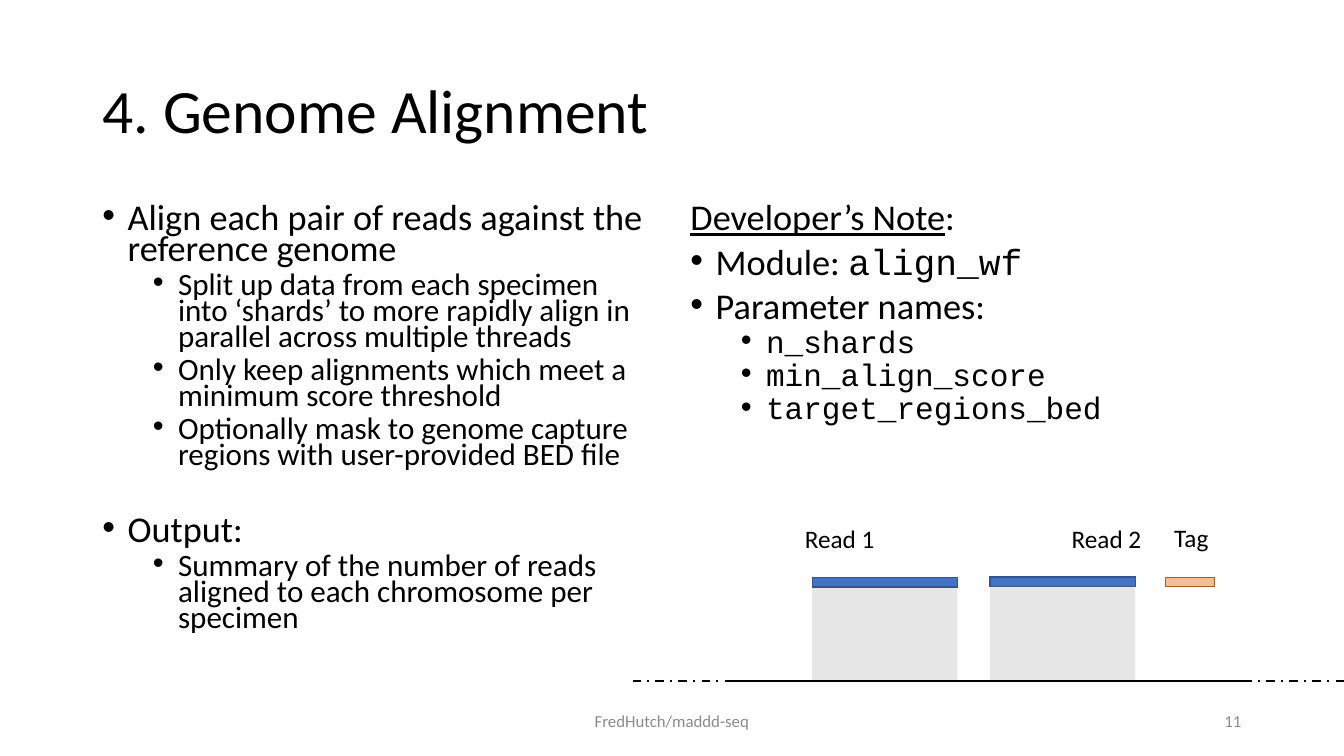
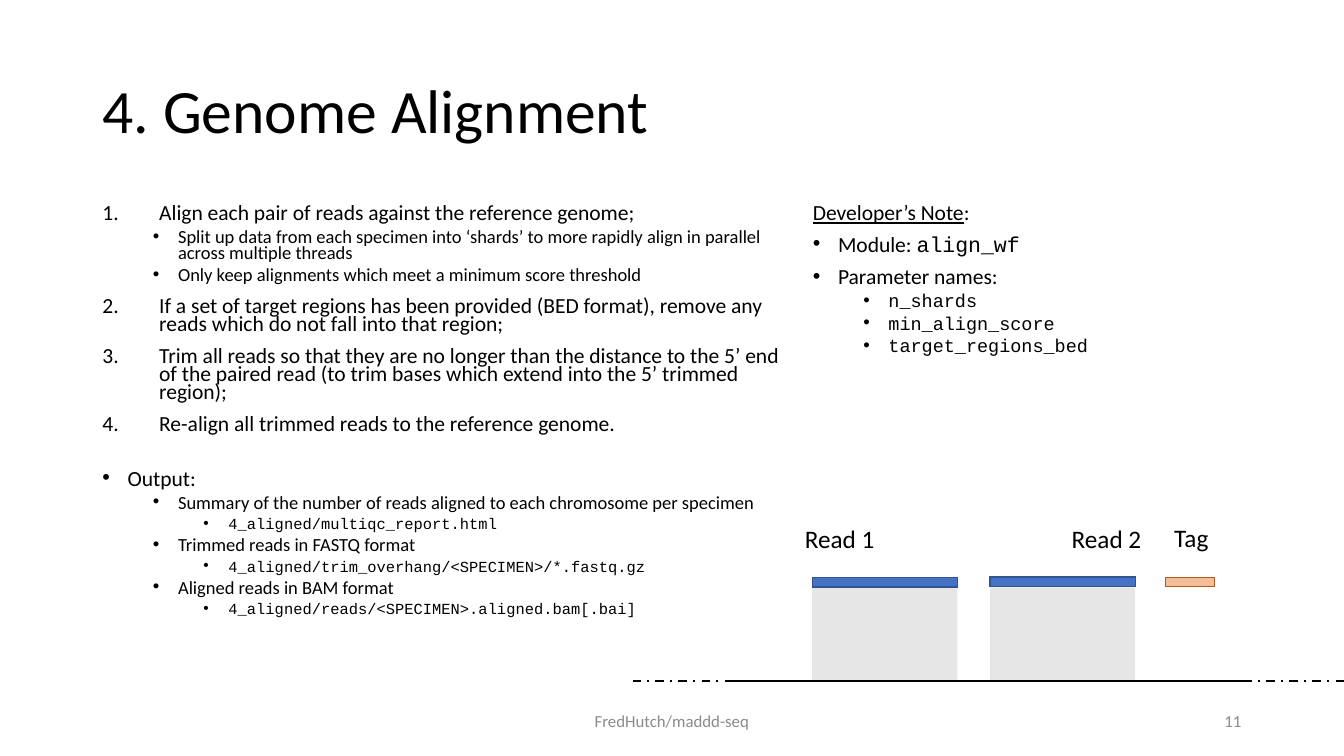
Before and after one commit to FredHutch/maddd-seq, a slide deck: slide 11 of docs/process.schematic.pptx. Drawn at 1344x756 pixels with LibreOffice and Linux fonts; fonts in the diff are those of the drawing. Boxes give left, top, right and bottom in pixels: in the first picture for what was removed or moved away, otherwise in the second. Text is boxed around its words. In the diff, an @@ line names an element or a change of style, - is before the commit and + after.

```diff
--- a/docs/process.schematic.pptx
+++ b/docs/process.schematic.pptx
@@ text at (x1=159, y1=205, x2=634, y2=224): text changed; size 25.9 to 15.4 pt @@
-• Align each pair of reads against the reference genome
+1. Align each pair of reads against the reference genome;
@@ text "Developer’s Note:" moved from (x1=690, y1=204, x2=1102, y2=426) to (x1=813, y1=205, x2=1088, y2=356) @@
@@ text "Developer’s Note:" at (x1=813, y1=205, x2=1088, y2=356): size 25.9 to 15.4 pt in "Developer’s Note:", "Module: align_wf", "Parameter names:"; size 22.2 to 13.2 pt in "n_shards", "min_align_score", "target_regions_bed" @@
@@ text at (x1=128, y1=230, x2=760, y2=512): size 22.2 to 13.2 pt in "Split up data from each specimen into ...", "Only keep alignments which meet a minimum ...", "Summary of the number of reads aligned ..."; size 25.9 to 15.4 pt in "Output:" @@
@@ text at (x1=159, y1=297, x2=778, y2=435): text changed; size 22.2 to 15.4 pt @@
-  • Optionally mask to genome capture regions with user-provided BED file
+2. If a set of target regions has been provided (BED format), remove any reads which do not fall into that region;
+3. Trim all reads so that they are no longer than the distance to the 5’ end of the paired read (to trim bases which extend into the 5’ trimmed region);
+4. Re-align all trimmed reads to the reference genome.
@@ text at (x1=178, y1=518, x2=645, y2=618): paragraphs added @@
+    • 4_aligned/multiqc_report.html
+  • Trimmed reads in FASTQ format
+    • 4_aligned/trim_overhang/<SPECIMEN>/*.fastq.gz
+  • Aligned reads in BAM format
+    • 4_aligned/reads/<SPECIMEN>.aligned.bam[.bai]
```
Also in this commit, not shown: 7 other slides changed, 1 slide added, 1 other file.
